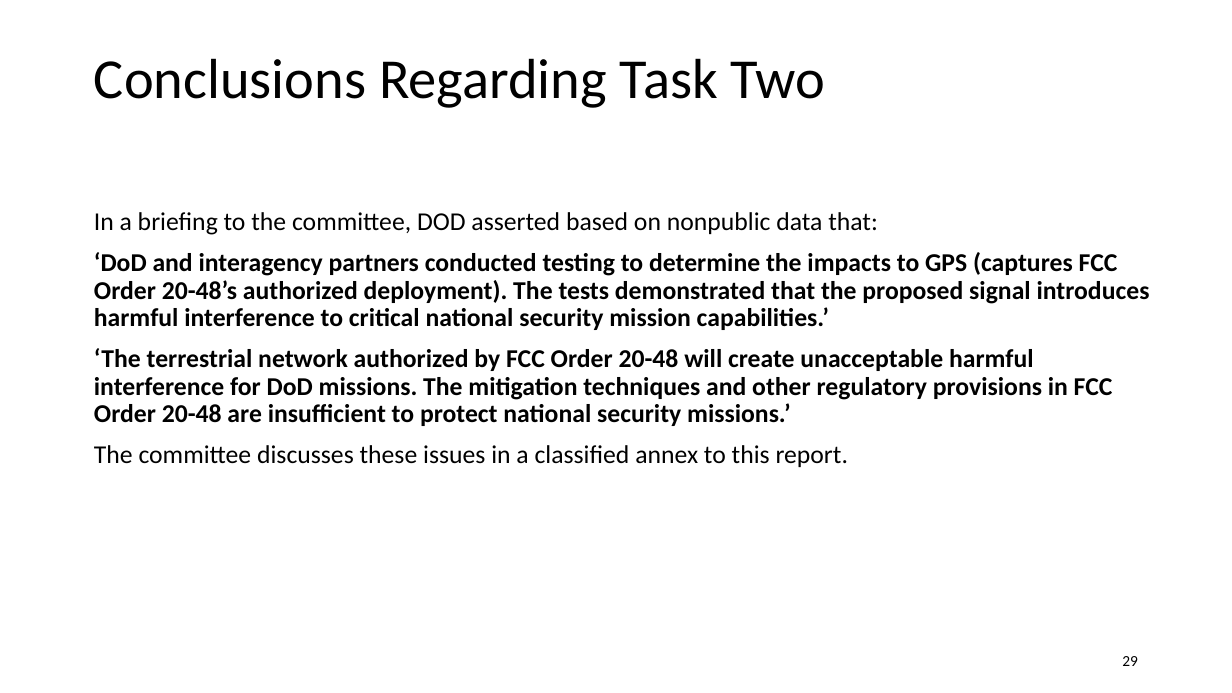
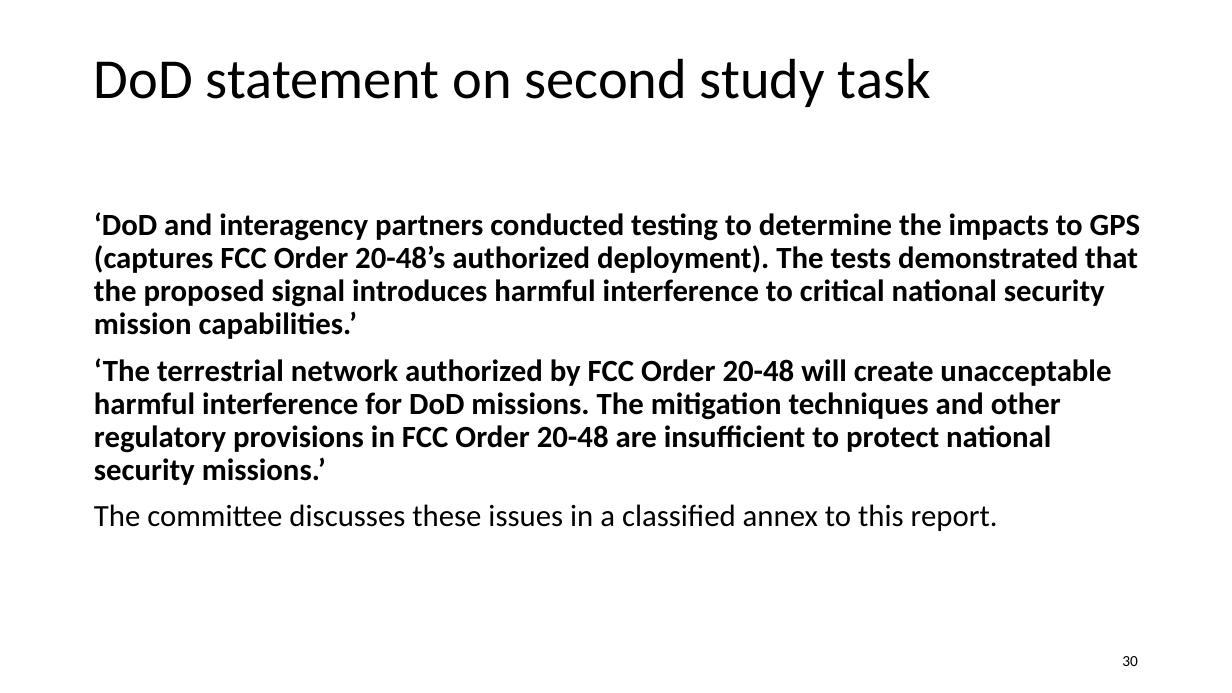
Before and after one commit to jlmucb/class_notes, a slide deck: slide 30 of science/GPSslides.pptx (slide 29 before the commit). Drawn at 1232x693 pixels with LibreOffice and Linux fonts; fonts in the diff are those of the drawing. Boxes give left, top, right and bottom in pixels: in the first picture for what was removed or moved away, otherwise in the second. Text is boxed around its words. In the diff, an @@ line names an element or a change of style, - is before the commit and + after.

```diff
--- a/science/GPSslides.pptx
+++ b/science/GPSslides.pptx
@@ title at bbox=[94, 58, 931, 107]: text changed @@
-Conclusions Regarding Task Two
+DoD statement on second study task
@@ text "‘DoD and interagency partners conducted ..." at bbox=[94, 212, 1141, 531]: size 20 to 24 pt @@
@@ text at bbox=[94, 212, 878, 235]: paragraph removed @@
-In a briefing to the committee, DOD asserted based on nonpublic data that:
@@ page number at bbox=[1122, 656, 1138, 666]: text changed @@
-29
+30
```
Also in this commit, not shown: 13 other slides changed, 2 slides added, 2 slides removed, 1 other file.
